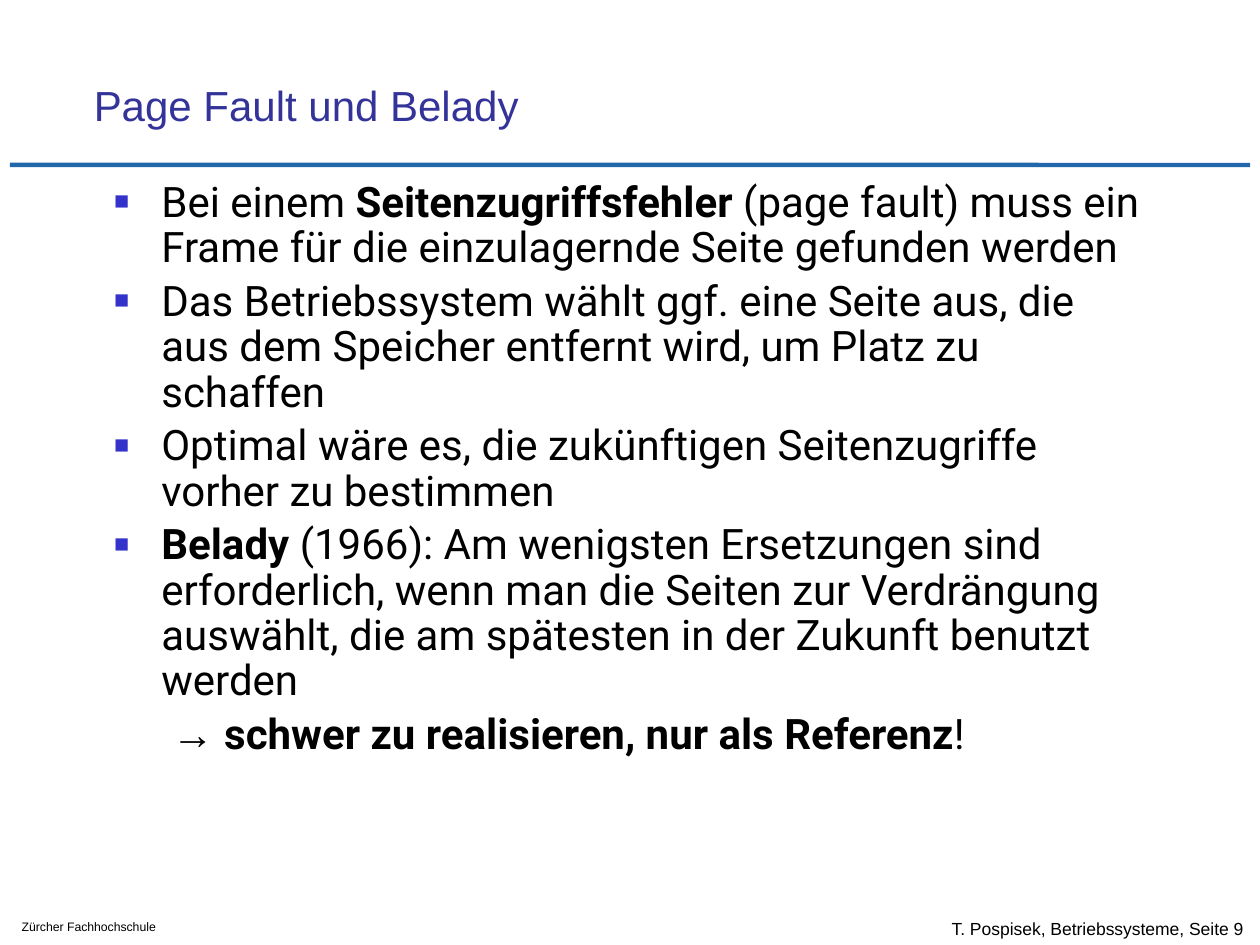
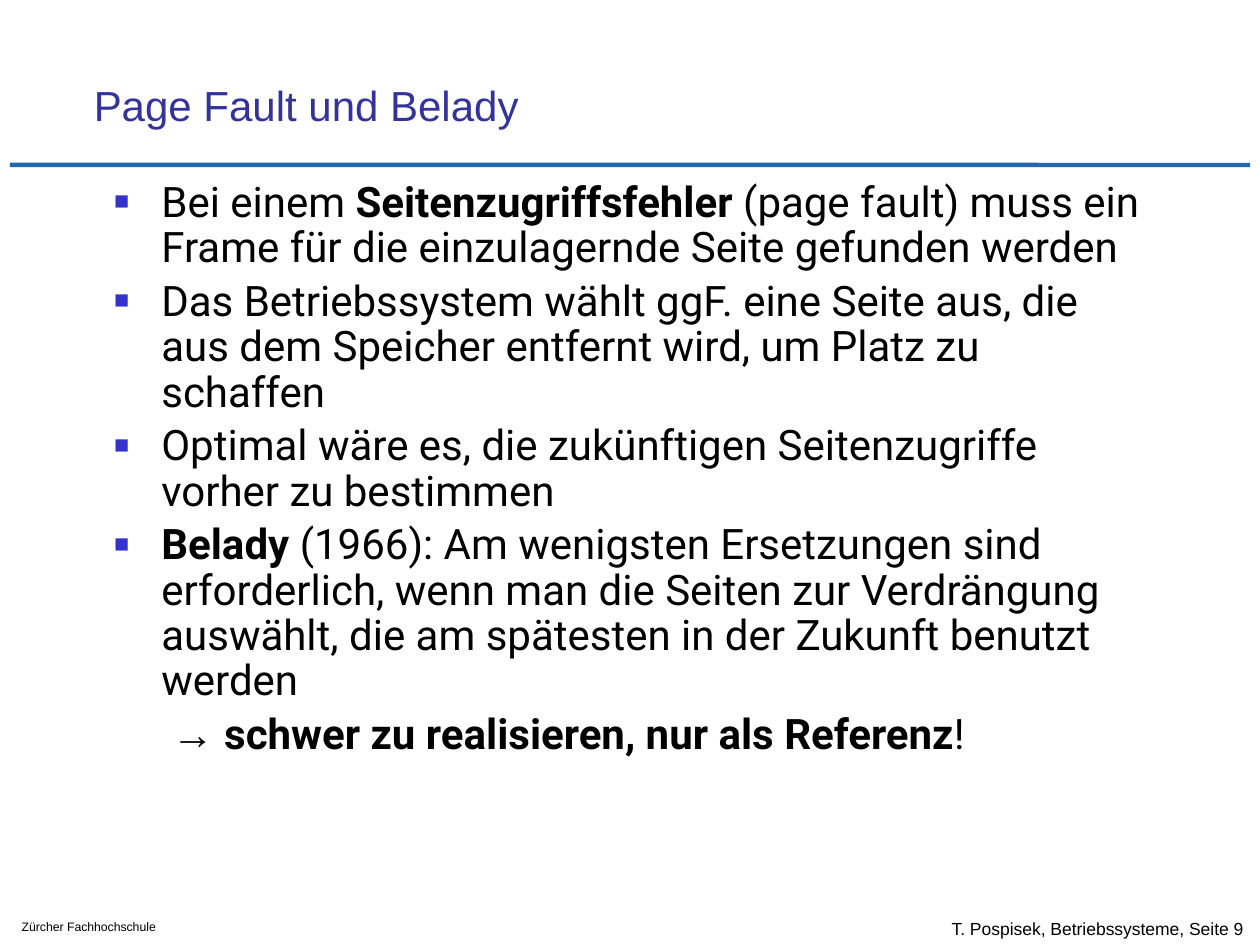
Before and after one commit to tpo/betriebssysteme, a slide deck: slide 9 of 11_Speicherverwaltung_Strategien.odp. Drawn at 1260x945 pixels with LibreOffice and Linux fonts; fonts in the diff are those of the drawing; background and template pictures are left out. Boxes give left, top, right and bottom in pixels: in the first picture for what was removed or moved away, otherwise in the second. Text is boxed around its words. In the diff, an @@ line names an element or a change of style, - is before the commit and + after.

Commit message:
Rechtschreibung

```diff
--- a/11_Speicherverwaltung_Strategien.odp
+++ b/11_Speicherverwaltung_Strategien.odp
@@ text at (161, 284, 1078, 408): text changed @@
-■ Das Betriebssystem wählt ggf. eine Seite aus, die aus dem Speicher entfernt wird, um Platz zu schaffen
+■ Das Betriebssystem wählt ggF. eine Seite aus, die aus dem Speicher entfernt wird, um Platz zu schaffen
```
